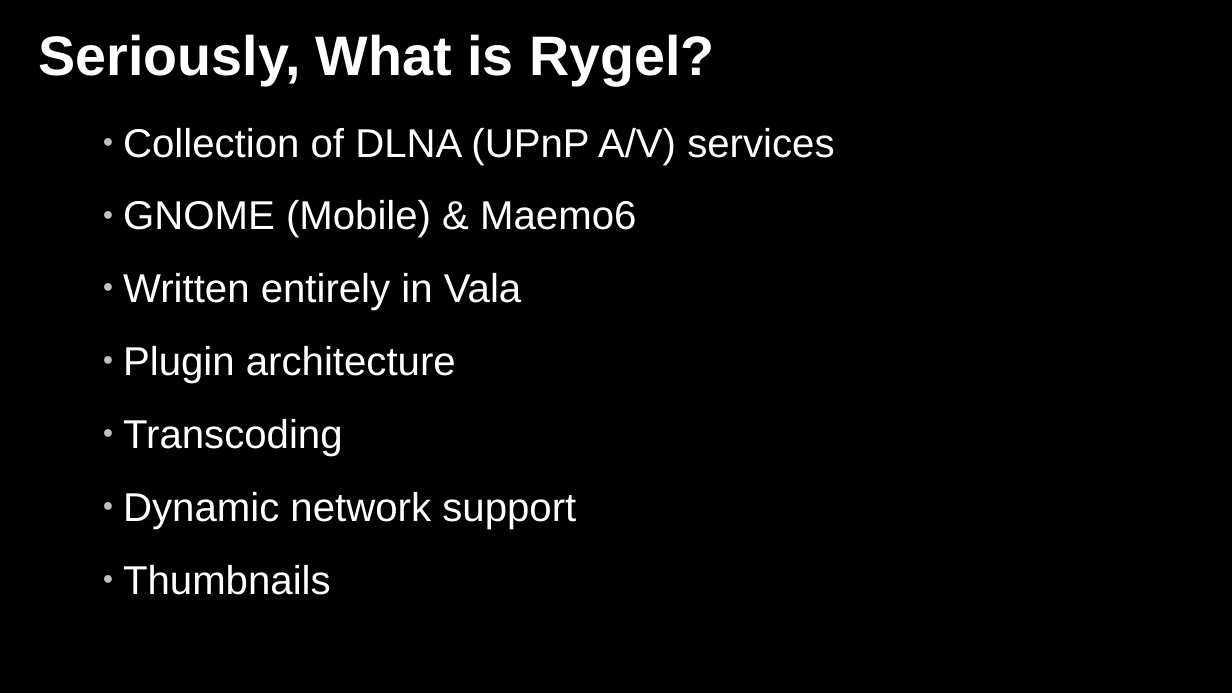
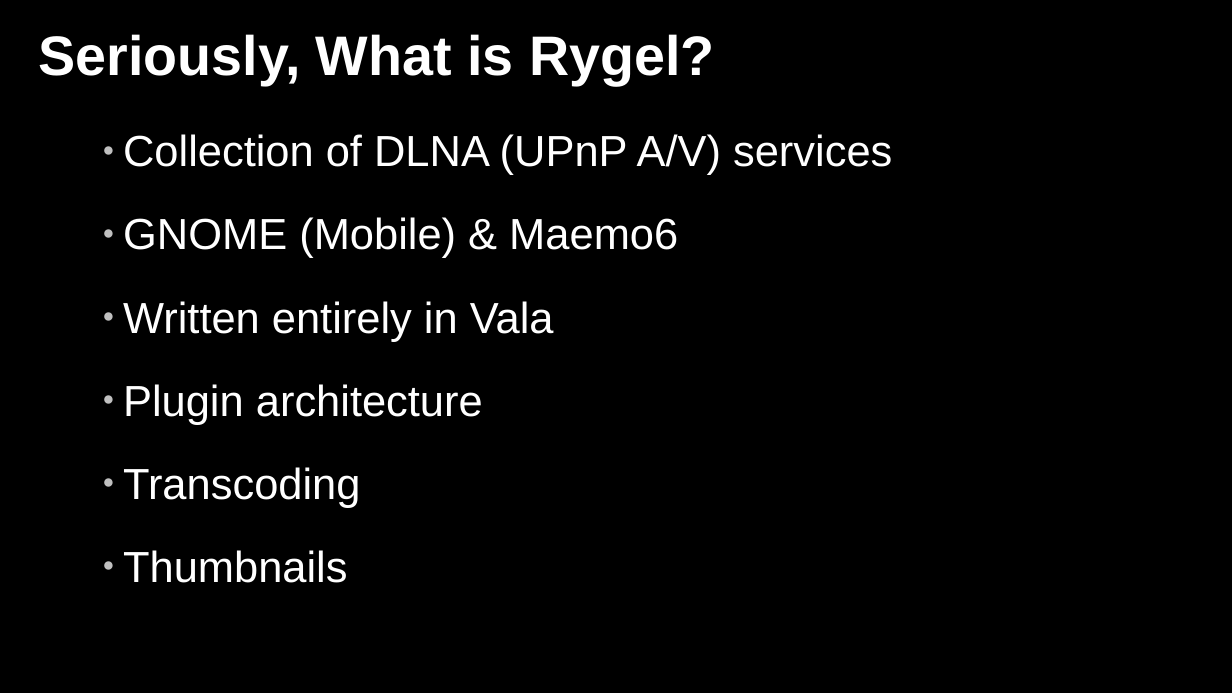
Before and after one commit to zeenix/rygel-presentation-2009, a slide deck: slide 9 of slides.odp. Drawn at 1232x693 pixels with LibreOffice and Linux fonts; fonts in the diff are those of the drawing; background and template pictures are left out. Boxes give left, top, right and bottom in pixels: in the first picture for what was removed or moved away, otherwise in the second. Text is boxed around its words. In the diff, an @@ line names an element or a change of style, - is before the commit and + after.

Commit message:
Move "Dynamic network" from Rygel to GUPnP slide

```diff
--- a/slides.odp
+++ b/slides.odp
@@ text "Collection of DLNA (UPnP A/V) ..." at (123, 134, 892, 583): size 29.6 to 32 pt; line spacing 1.3 to 1.4 @@
@@ text at (123, 492, 576, 529): paragraph removed @@
-● Dynamic network support
```
Also in this commit, not shown: 1 other slide changed.
